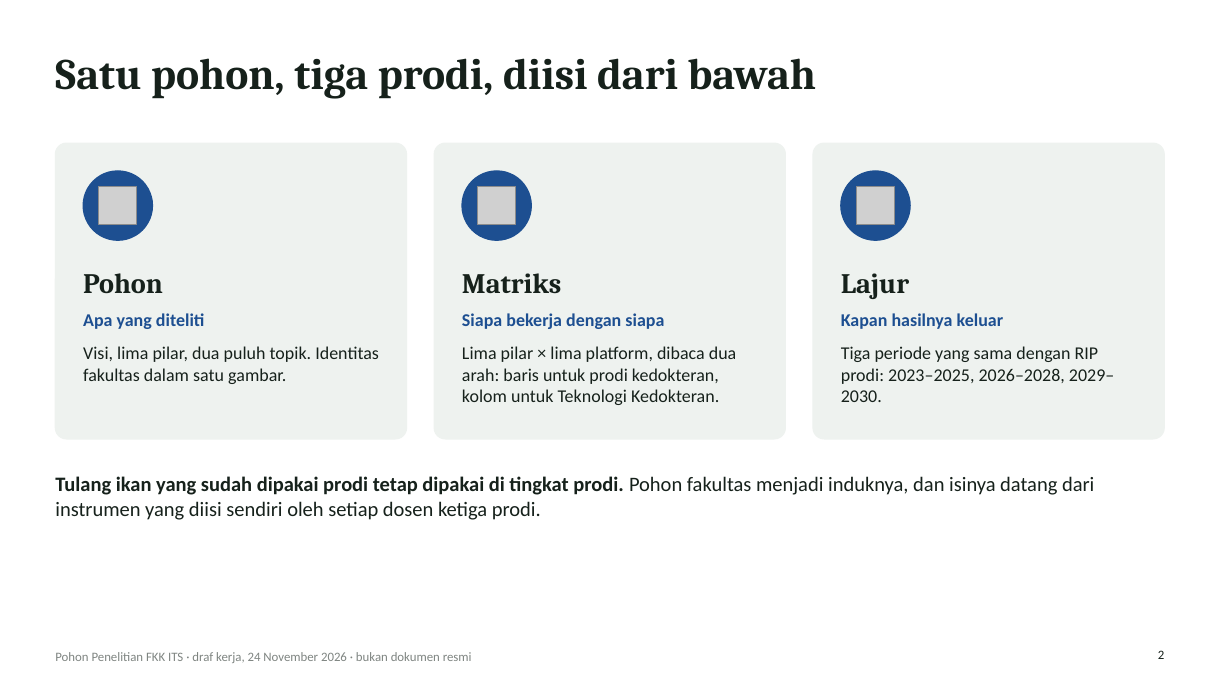
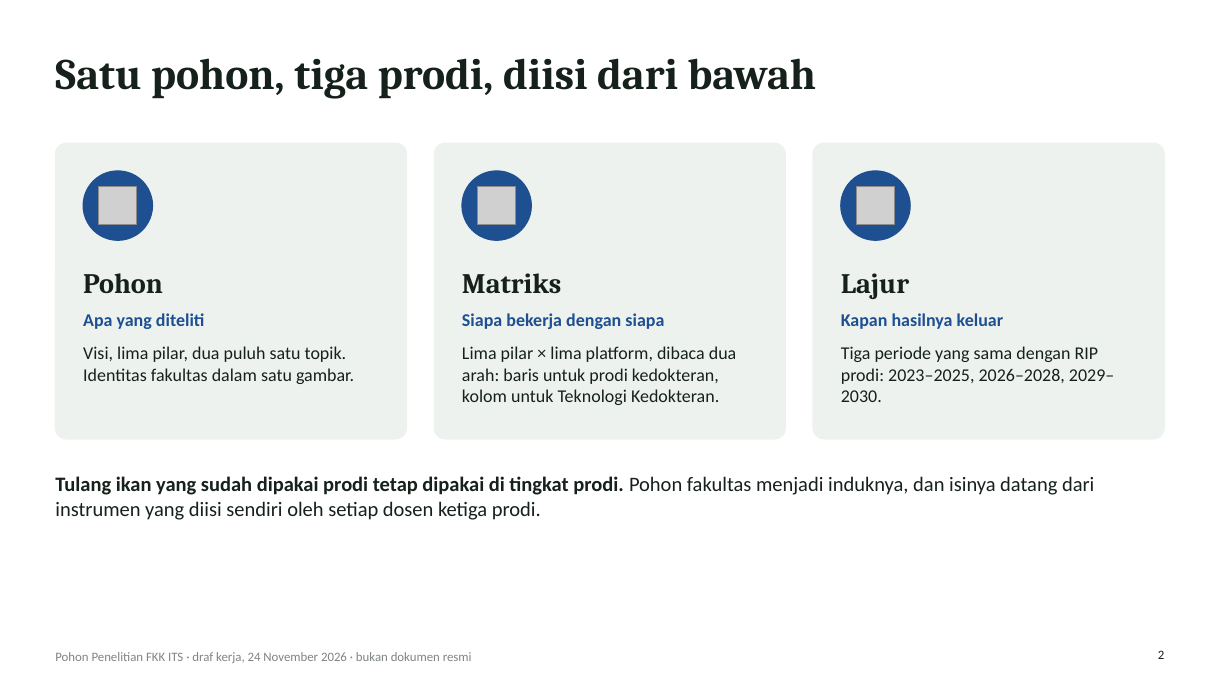
Before and after one commit to anakwirayuda-eng/desa-binaan-dashboard, a slide deck: slide 2 of output/PAPARAN_POHON_PENELITIAN_FKK_ITS.pptx. Drawn at 1232x693 pixels with LibreOffice and Linux fonts; fonts in the diff are those of the drawing; grey boxes stand for pictures. Boxes give left, top, right and bottom in pixels: in the first picture for what was removed or moved away, otherwise in the second. Text is boxed around its words. In the diff, an @@ line names an element or a change of style, - is before the commit and + after.

```diff
--- a/output/PAPARAN_POHON_PENELITIAN_FKK_ITS.pptx
+++ b/output/PAPARAN_POHON_PENELITIAN_FKK_ITS.pptx
@@ text at <box>83,346,354,384</box>: text changed @@
-Visi, lima pilar, dua puluh topik. Identitas fakultas dalam satu gambar.
+Visi, lima pilar, dua puluh satu topik. Identitas fakultas dalam satu gambar.
```
Also in this commit, not shown: 2 other slides changed, 14 other files.
